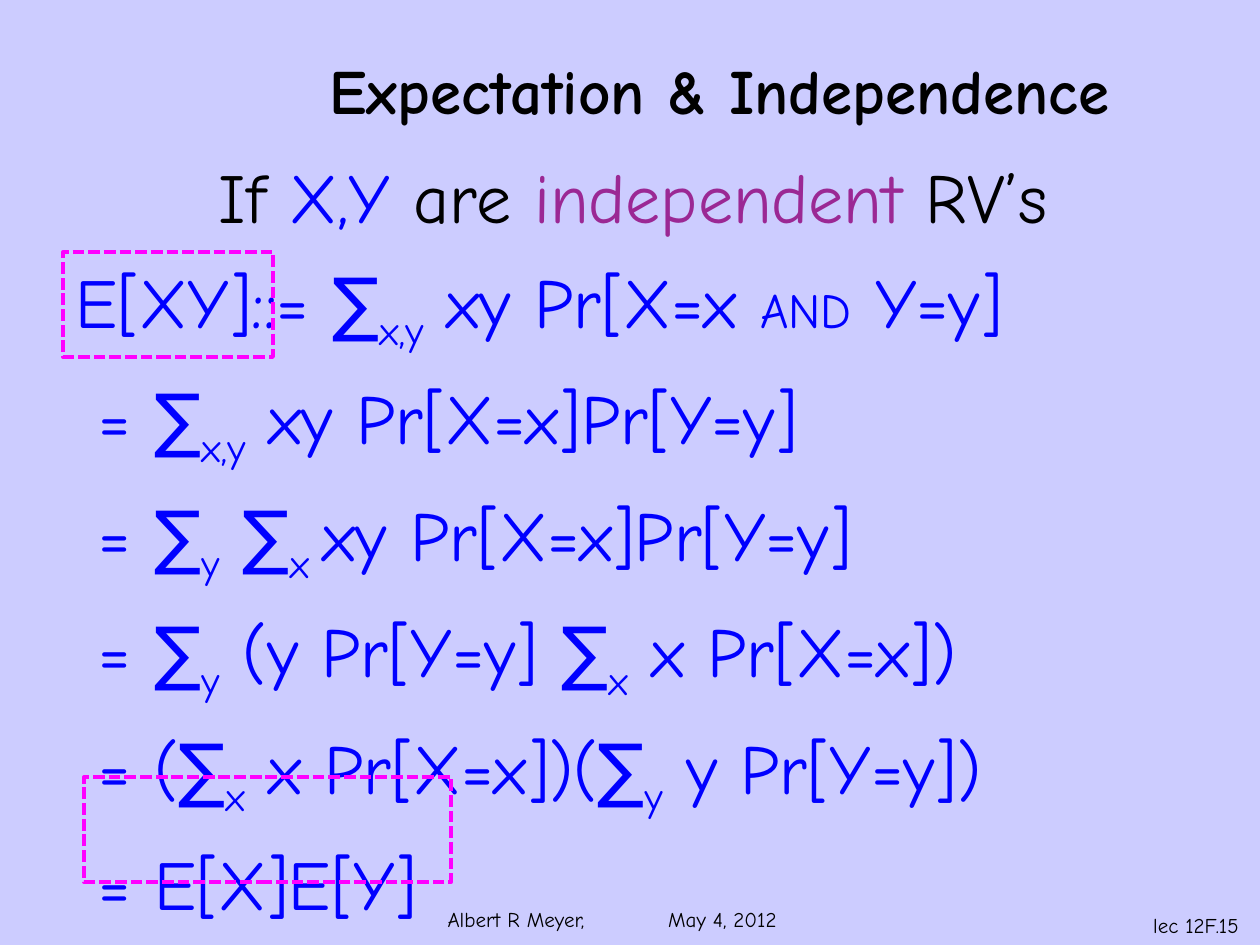
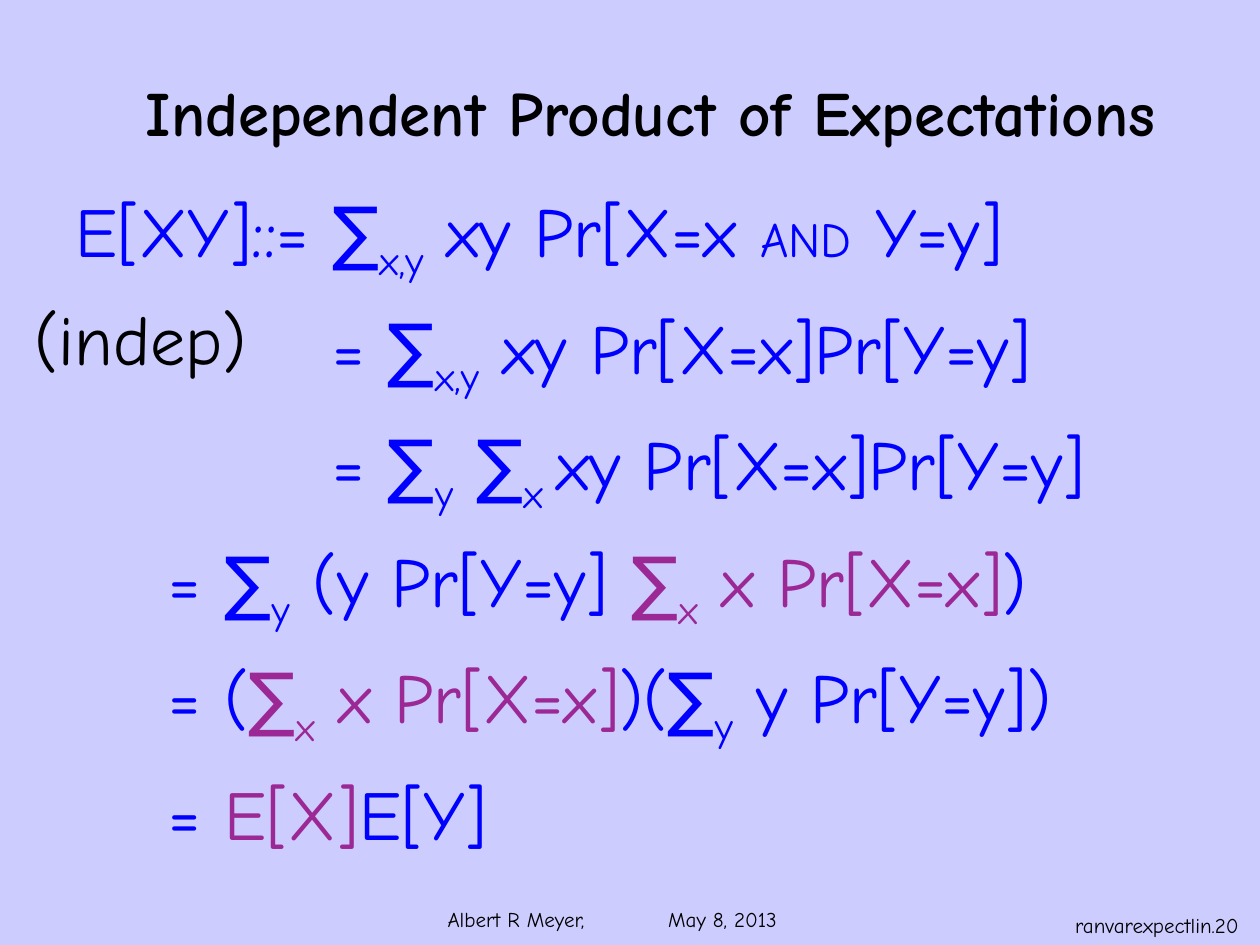
Before and after one commit to armeyer/mcs_web, a slide deck: slide 20 of spring13/slides13/ranvar-expect-linear.pptx (slide 15 before the commit). Drawn at 1260x945 pixels with LibreOffice and Linux fonts; fonts in the diff are those of the drawing; background and template pictures are left out. Boxes give left, top, right and bottom in pixels: in the first picture for what was removed or moved away, otherwise in the second. Text is boxed around its words. In the diff, an @@ line names an element or a change of style, - is before the commit and + after.

Commit message:
ranvar slides

```diff
--- a/spring13/slides13/ranvar-expect-linear.pptx
+++ b/spring13/slides13/ranvar-expect-linear.pptx
@@ title removed at (329,71,1109,126) @@
-Expectation & Independence
@@ title added at (146,93,1155,148), 36 pt, text #000000, bold @@
+Independent Product of Expectations
@@ text at (219,173,1047,237): paragraph removed @@
-If X,Y are independent RV’s
@@ text "E[XY]::= ∑x,y xy Pr[X=x AND ...": place and size @@
-text "E[XY]::= ∑x,y xy Pr[X=x AND ..." at (75,173,1047,919)
+text "E[XY]::= ∑x,y xy Pr[X=x AND ..." at (75,201,1085,749)
@@ rectangle removed at (63,252,273,357) @@
@@ text added at (34,310,246,379), 40 pt, text #000000 @@
+(indep)
@@ text at (272,551,1052,749): text colour #0000FF to #9B2894 in "∑x x Pr[X=x])", "(∑x x Pr[X=x])(∑y", "E[X]E[Y]" @@
@@ rectangle removed at (84,777,452,882) @@
@@ text at (448,912,777,931): text changed @@
-Albert R Meyer, May 4, 2012
+Albert R Meyer, May 8, 2013
@@ page number at (1075,918,1239,937): text changed @@
-lec 12F.15
+ranvarexpectlin.20
```
Also in this commit, not shown: 14 other slides changed, 6 slides added, 6 other files.
